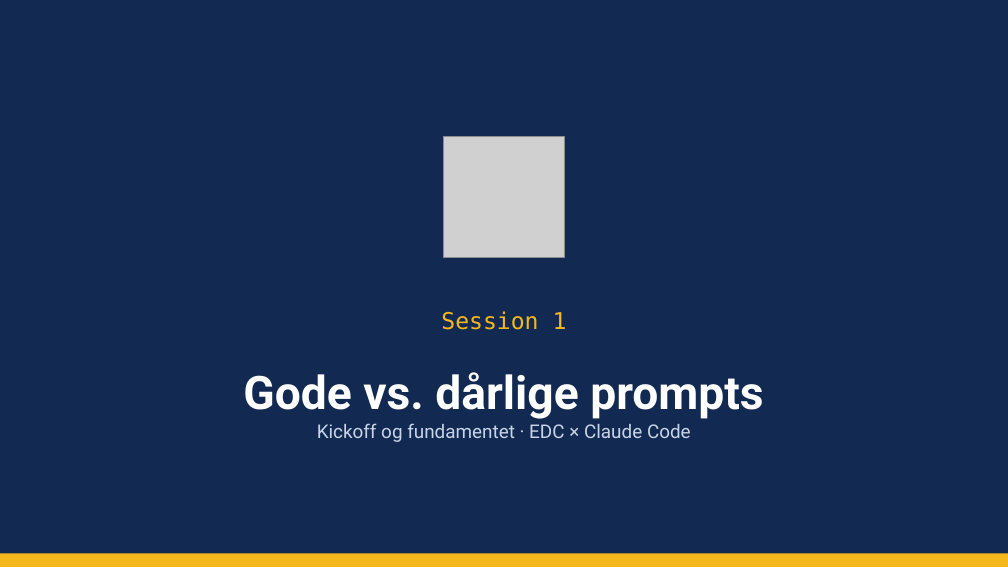
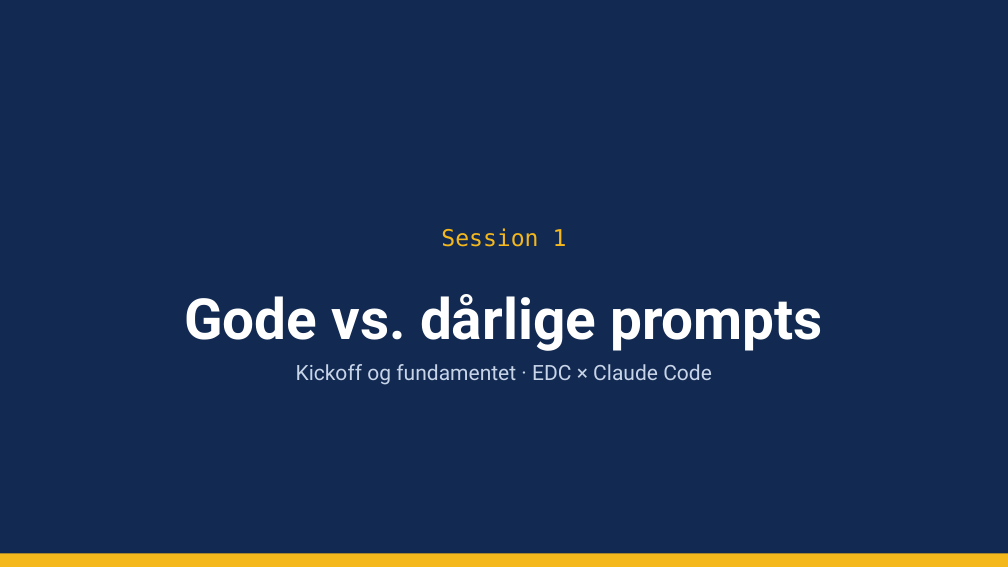
Before and after one commit to MatiasGramkow/EDCxClaudeWorkshop, a slide deck: slide 1 of slides/session1.pptx. Drawn at 1008x567 pixels with LibreOffice and Linux fonts; fonts in the diff are those of the drawing; grey boxes stand for pictures. Boxes give left, top, right and bottom in pixels: in the first picture for what was removed or moved away, otherwise in the second. Text is boxed around its words. In the diff, an @@ line names an element or a change of style, - is before the commit and + after.

```diff
--- a/slides/session1.pptx
+++ b/slides/session1.pptx
@@ picture removed at bbox=[444, 136, 565, 257] @@
@@ text "Session 1": place and size @@
-text "Session 1" at bbox=[441, 311, 567, 330]
+text "Session 1" at bbox=[441, 228, 567, 247]
@@ text "Gode vs. dårlige prompts": place and size @@
-text "Gode vs. dårlige prompts" at bbox=[243, 372, 763, 419]
+text "Gode vs. dårlige prompts" at bbox=[184, 294, 823, 351]
@@ text "Gode vs. dårlige prompts" at bbox=[184, 294, 823, 351]: size 44 to 54 pt @@
@@ text "Kickoff og fundamentet · EDC ...": place and size @@
-text "Kickoff og fundamentet · EDC ..." at bbox=[317, 423, 691, 442]
+text "Kickoff og fundamentet · EDC ..." at bbox=[296, 364, 712, 385]
@@ text "Kickoff og fundamentet · EDC ..." at bbox=[296, 364, 712, 385]: size 18 to 20 pt @@
```
Also in this commit, not shown: 1 other file.
